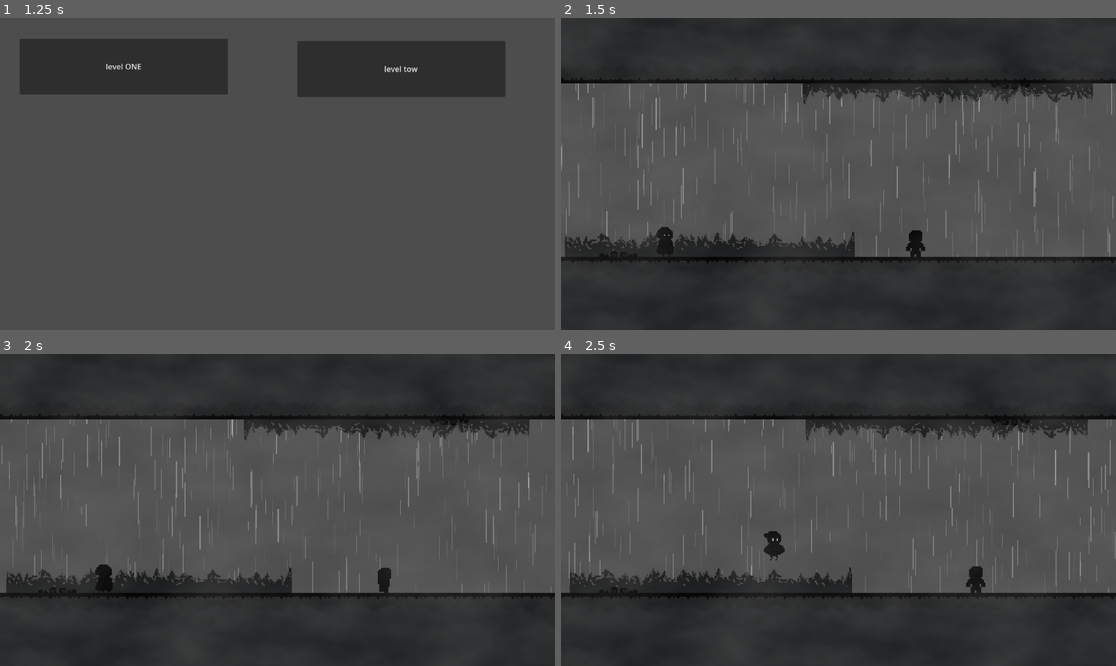
Above: before the commit, frames 1-4 (two rows, left to right).
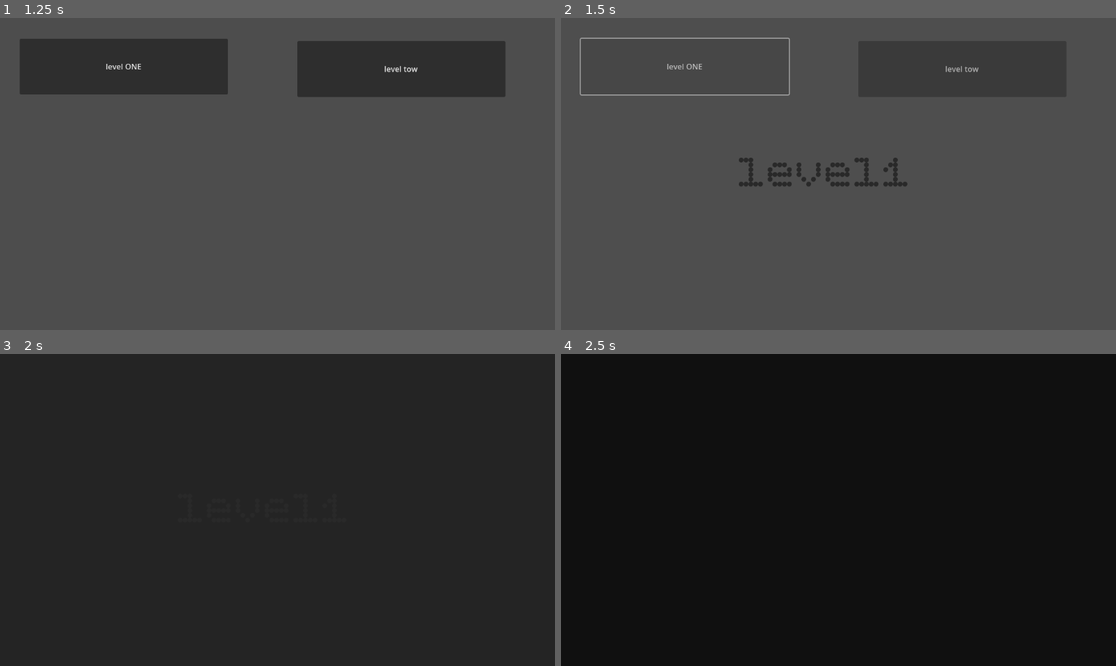
Above: after the commit, the same moments.

Repository: aliaprince916-commits/gravity
Game: Godot game, scene res://scenes/mainmenu.tscn
Two runs of this game, one before a commit and one after it. Both use one fixed random seed, a clock stepped at 60 frames per second and the inputs below.
Inputs (mouse positions are in pixels of both pictures, inside the frame that each line leads up to):
- Up to frame 1 (1.25 s): click (277, 208) at 0.5 s
- Up to frame 2 (1.5 s): click "level ONE" at 1.25 s
- Up to frame 3 (2 s): no input
- Up to frame 4 (2.5 s): tap Enter (ui_accept) at 2, 2.27 s; hold Right (ui_right) from 2.03 s (still down); tap G (g) at 2.1 s

Frame 1 is identical in both runs. In frame 2, 44% of the frame differs, in the area x 0-100%, y 0-100%; in frame 3, 51%; in frame 4, 91%.

Commit message:
transition

Diff:
--- a/project.godot
+++ b/project.godot
@@ -21,6 +21,7 @@
 [autoload]
 
 Gm="*res://scripts/GM.gd"
+Transitionlayer="*res://trnsitionlayer.tscn"
 
 [global_group]
 
--- a/scripts/levels_button.gd
+++ b/scripts/levels_button.gd
@@ -3,7 +3,7 @@
 
 func _on_level_one_pressed() -> void:
 	if  Gm.is_open("res://scenes/lvl_prototype.tscn"):
-		get_tree().change_scene_to_file("res://scenes/lvl_prototype.tscn")
+		Transitionlayer.change_scean("res://scenes/lvl_prototype.tscn")
 
 
 
--- /dev/null
+++ b/trnsitionlayer.gd
@@ -0,0 +1,8 @@
+extends CanvasLayer
+
+
+func change_scean(target):
+	$AnimationPlayer.play("Fade")
+	await  $AnimationPlayer.animation_finished
+	get_tree().change_scene_to_file(target)
+	$AnimationPlayer.play_backwards("Fade")
--- /dev/null
+++ b/trnsitionlayer.tscn
@@ -0,0 +1,91 @@
+[gd_scene load_steps=6 format=3 uid="uid://cxmxioukklktq"]
+
+[ext_resource type="Script" uid="uid://bngtm884xq0y0" path="res://trnsitionlayer.gd" id="1_bqirp"]
+[ext_resource type="FontFile" uid="uid://ct80htj8oqan5" path="res://assets/Icons_Essential/BitcountGridSingleInk-VariableFont_CRSV,ELSH,ELXP,SZP1,SZP2,XPN1,XPN2,YPN1,YPN2,slnt,wght.ttf" id="2_of3fc"]
+
+[sub_resource type="Animation" id="Animation_of3fc"]
+resource_name = "RESET"
+tracks/0/type = "value"
+tracks/0/imported = false
+tracks/0/enabled = true
+tracks/0/path = NodePath("ColorRect:modulate")
+tracks/0/interp = 1
+tracks/0/loop_wrap = true
+tracks/0/keys = {
+"times": PackedFloat32Array(0),
+"transitions": PackedFloat32Array(1),
+"update": 0,
+"values": [Color(0.36470592, 0.36470592, 0.36470592, 0)]
+}
+tracks/1/type = "value"
+tracks/1/imported = false
+tracks/1/enabled = true
+tracks/1/path = NodePath("Label:visible")
+tracks/1/interp = 1
+tracks/1/loop_wrap = true
+tracks/1/keys = {
+"times": PackedFloat32Array(0),
+"transitions": PackedFloat32Array(1),
+"update": 1,
+"values": [false]
+}
+
+[sub_resource type="Animation" id="Animation_o5wev"]
+resource_name = "Fade"
+tracks/0/type = "value"
+tracks/0/imported = false
+tracks/0/enabled = true
+tracks/0/path = NodePath("ColorRect:modulate")
+tracks/0/interp = 1
+tracks/0/loop_wrap = true
+tracks/0/keys = {
+"times": PackedFloat32Array(0, 0.47, 1),
+"transitions": PackedFloat32Array(1, 1, 1),
+"update": 0,
+"values": [Color(0.36470592, 0.36470592, 0.36470592, 0), Color(0.22670749, 0.22670749, 0.22670746, 1), Color(0, 0, 0, 1)]
+}
+tracks/1/type = "value"
+tracks/1/imported = false
+tracks/1/enabled = true
+tracks/1/path = NodePath("Label:visible")
+tracks/1/interp = 1
+tracks/1/loop_wrap = true
+tracks/1/keys = {
+"times": PackedFloat32Array(0, 0.04, 1),
+"transitions": PackedFloat32Array(1, 1, 1),
+"update": 1,
+"values": [false, true, false]
+}
+
+[sub_resource type="AnimationLibrary" id="AnimationLibrary_sxkxl"]
+_data = {
+&"Fade": SubResource("Animation_o5wev"),
+&"RESET": SubResource("Animation_of3fc")
+}
+
+[node name="Trnsitionlayer" type="CanvasLayer"]
+script = ExtResource("1_bqirp")
+
+[node name="ColorRect" type="ColorRect" parent="."]
+modulate = Color(0.36470592, 0.36470592, 0.36470592, 0)
+offset_left = -44.0
+offset_top = -31.0
+offset_right = 1224.0
+offset_bottom = 728.0
+mouse_filter = 2
+
+[node name="AnimationPlayer" type="AnimationPlayer" parent="."]
+libraries = {
+&"": SubResource("AnimationLibrary_sxkxl")
+}
+
+[node name="Label" type="Label" parent="."]
+visible = false
+offset_left = 369.0
+offset_top = 266.0
+offset_right = 637.0
+offset_bottom = 354.0
+theme_override_colors/font_color = Color(0.16206557, 0.1620656, 0.16206557, 1)
+theme_override_fonts/font = ExtResource("2_of3fc")
+theme_override_font_sizes/font_size = 100
+text = "level1"
Binary file added: assets/Icons_Essential/BitcountGridSingleInk-VariableFont_CRSV,ELSH,ELXP,SZP1,SZP2,XPN1,XPN2,YPN1,YPN2,slnt,wght.ttf
Not shown, added: assets/Icons_Essential/BitcountGridSingleInk-VariableFont_CRSV,ELSH,ELXP,SZP1,SZP2,XPN1,XPN2,YPN1,YPN2,slnt,wght.ttf.import
Not shown, added: trnsitionlayer.gd.uid
